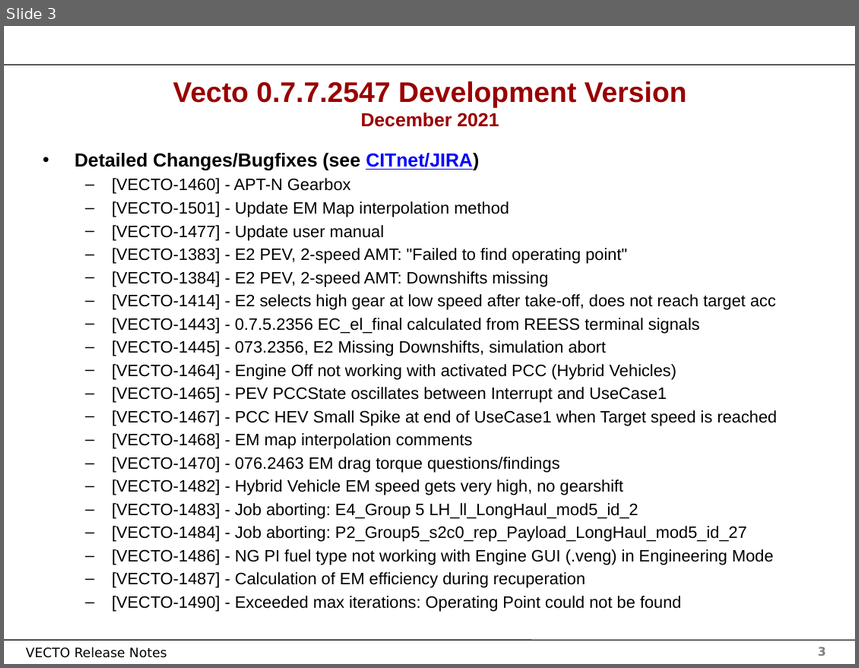
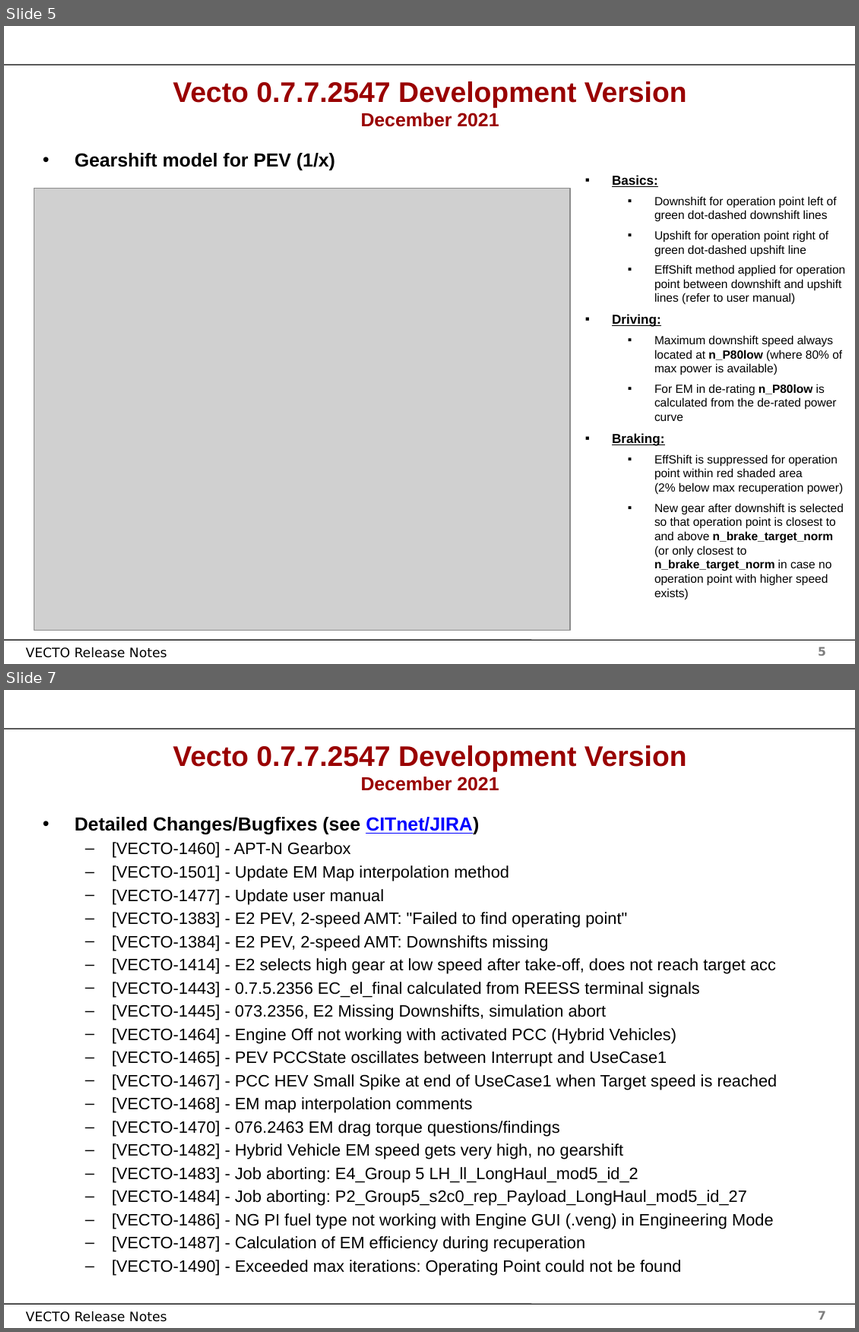
Before and after one commit to tanawadeatharva/BharatVECTO, a slide deck: Documentation/User Manual Source/Release Notes Vecto3.x.pptx. Shown one above the other, each under a label of ours: slide 3 before the commit, slides 5 and 7 after it; the slides between them are not shown. The pictures are 859x668 and 859x1332 pixels, drawn with LibreOffice and Linux fonts; fonts in the diff are those of the drawing; grey boxes stand for pictures; background and template pictures are left out. Boxes give left, top, right and bottom in pixels: in the first picture for what was removed or moved away, otherwise in the second. Text is boxed around its words. In the diff, an @@ line names an element or a change of style, - is before the commit and + after.

```diff
--- a/Documentation/User Manual Source/Release Notes Vecto3.x.pptx
+++ b/Documentation/User Manual Source/Release Notes Vecto3.x.pptx
@@ slide 5 added at [4,26,855,664], background #FFFFFF; not listed: 4 template elements that a slide beside it also shows @@
@@ title added at [173,81,687,127], 24 pt, text #990000, bold @@
+Vecto 0.7.7.2547 Development Version
+December 2021
@@ text added at [75,153,335,170], 16 pt, text #000000, bold @@
+• Gearshift model for PEV (1/x)
@@ text added at [612,175,846,600], 10 pt, text #000000 @@
+▪ Basics:
+  ▪ Downshift for operation point left of green dot-dashed downshift lines
+  ▪ Upshift for operation point right of green dot-dashed upshift line
+  ▪ EffShift method applied for operation point between downshift and upshift lines (refer to user manual)
+▪ Driving:
+  ▪ Maximum downshift speed always located at n_P80low (where 80% of max power is available)
+  ▪ For EM in de-rating n_P80low is calculated from the de-rated power curve
+▪ Braking:
+  ▪ EffShift is suppressed for operation point within red shaded area
+    (2% below max recuperation power)
+  ▪ New gear after downshift is selected so that operation point is closest to and above n_brake_target_norm (or only closest to n_brake_target_norm in case no operation point with higher speed exists)
@@ picture added at [34,189,570,630] @@
@@ what was slide 3 is now slide 7 @@
@@ page number at [818,1311,826,1320]: text changed @@
-3
+7
```
Also in this commit, not shown: 3 other slides added, 1 other file.
